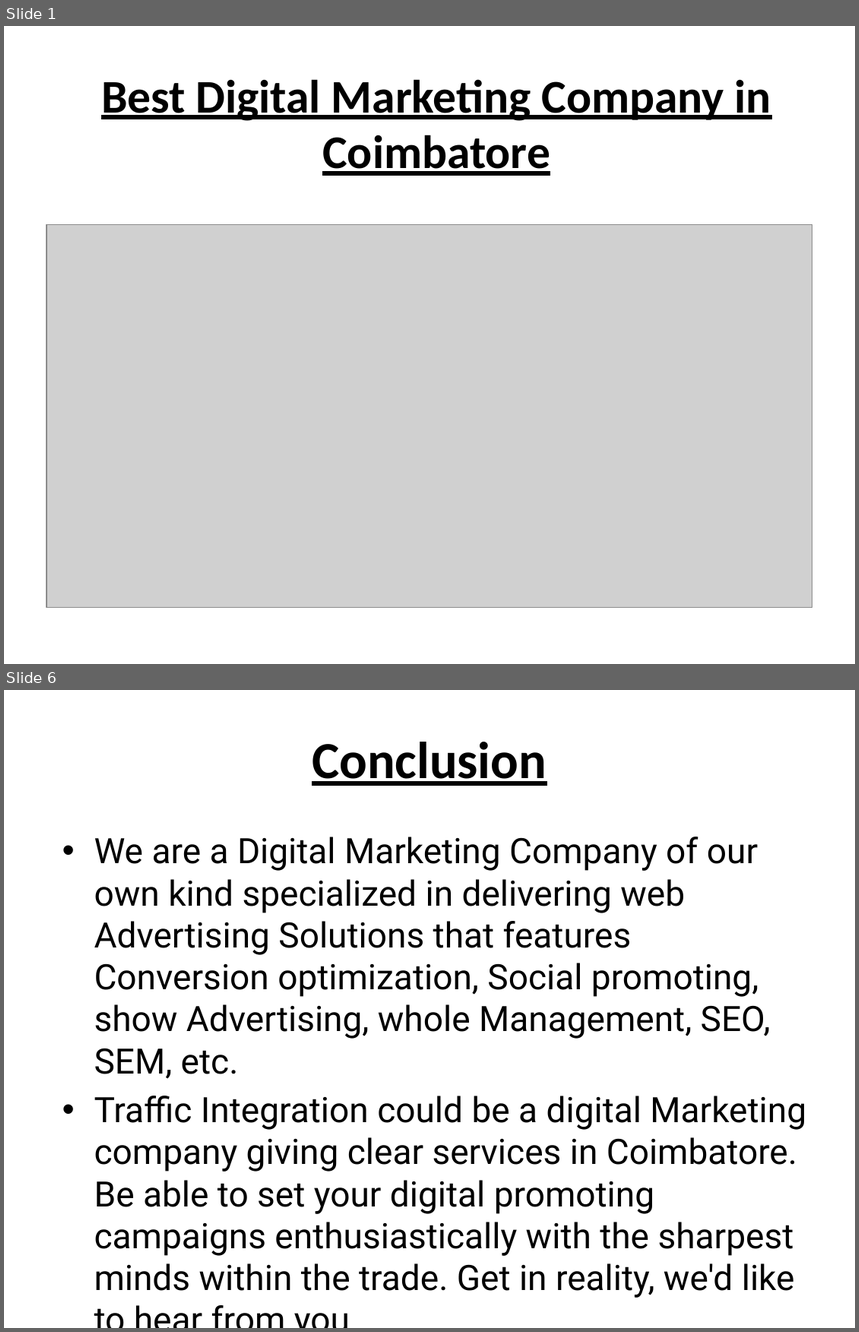
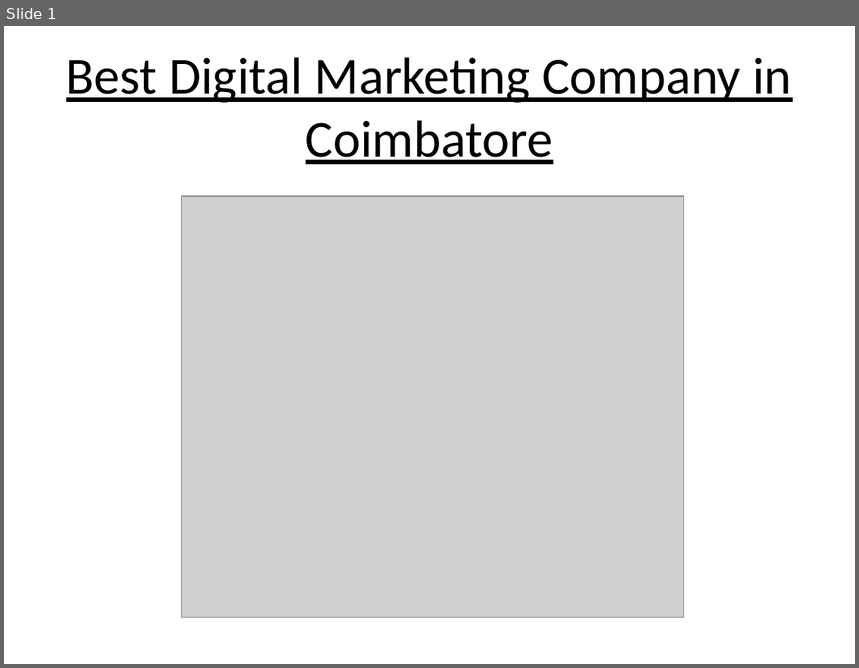
Before and after one commit to ShankarRamesh/Digital-Marketing-Company-in-Coimbatore, a slide deck: Best Digital Marketing Company in Coimbatore.pptx. Shown one above the other, each under a label of ours: slides 1 and 6 before the commit, slide 1 after it; the slides between them are not shown. The pictures are 859x1332 and 859x668 pixels, drawn with LibreOffice and Linux fonts; fonts in the diff are those of the drawing; grey boxes stand for pictures. Boxes give left, top, right and bottom in pixels: in the first picture for what was removed or moved away, otherwise in the second. Text is boxed around its words. In the diff, an @@ line names an element or a change of style, - is before the commit and + after.

```diff
--- a/Best Digital Marketing Company in Coimbatore.pptx
+++ b/Best Digital Marketing Company in Coimbatore.pptx
@@ slide 6 removed at (4,690,855,1328), background #FFFFFF @@
@@ title removed at (312,742,547,786) @@
-Conclusion
@@ text removed at (94,837,807,1298) @@
-• We are a Digital Marketing Company of our own kind specialized in delivering web Advertising Solutions that features Conversion optimization, Social promoting, show Advertising, whole Management, SEO, SEM, etc.
-• Traffic Integration could be a digital Marketing company giving clear services in Coimbatore. Be able to set your digital promoting campaigns enthusiastically with the sharpest minds within the trade. Get in reality, we'd like to hear from you
-• Email - info@trafficintegration.com
-• Call : +(91) 979 180 4290
@@ slide 1 changed as well @@
@@ title "Best Digital Marketing Company in ...": place and size @@
-title "Best Digital Marketing Company in ..." at (101,79,772,176)
+title "Best Digital Marketing Company in ..." at (66,57,792,164)
@@ title "Best Digital Marketing Company in ..." at (66,57,792,164): size 39.6 to 44 pt, bold off @@
@@ picture: place and size @@
-picture at (47,224,813,607)
+picture at (181,196,683,617)
```
Also in this commit, not shown: 1 other slide changed, 5 slides added, 3 other slides removed, 1 other file.
